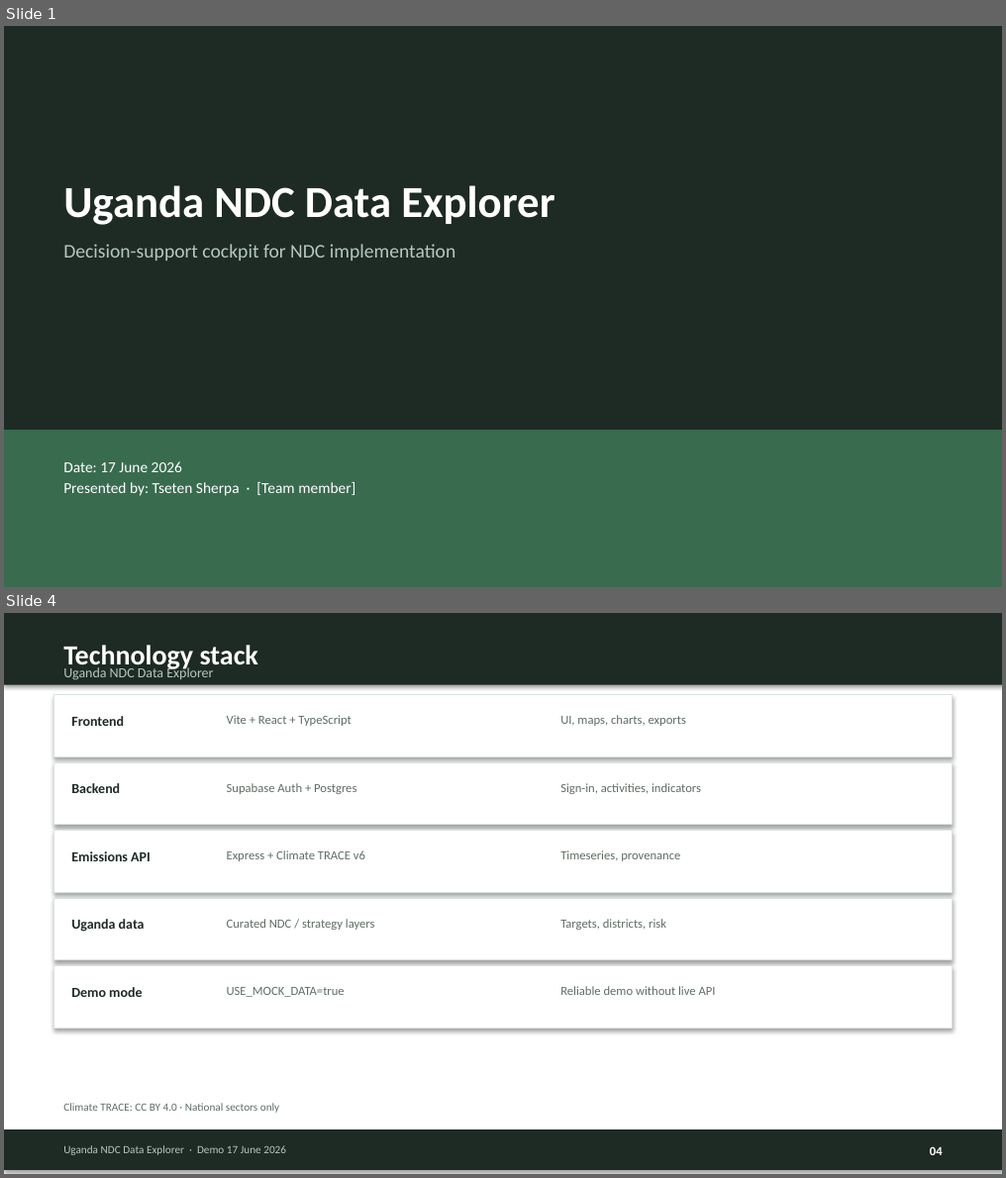
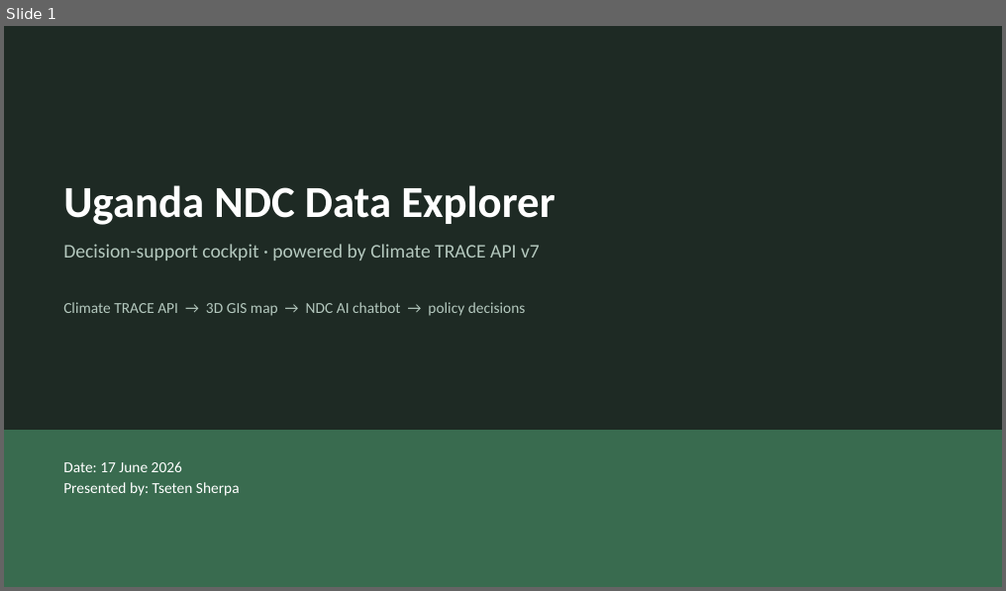
Before and after one commit to tseten14/NDC-Dashboard, a slide deck: docs/Uganda-NDC-Data-Explorer-Demo-June-17-2026.pptx. Shown one above the other, each under a label of ours: slides 1 and 4 before the commit, slide 1 after it; the slides between them are not shown. The pictures are 1006x1178 and 1006x591 pixels, drawn with LibreOffice and Linux fonts; fonts in the diff are those of the drawing. Boxes give left, top, right and bottom in pixels: in the first picture for what was removed or moved away, otherwise in the second. Text is boxed around its words. In the diff, an @@ line names an element or a change of style, - is before the commit and + after.

```diff
--- a/docs/Uganda-NDC-Data-Explorer-Demo-June-17-2026.pptx
+++ b/docs/Uganda-NDC-Data-Explorer-Demo-June-17-2026.pptx
@@ slide 4 removed at (x1=4, y1=613, x2=1002, y2=1174), background #FFFFFF @@
@@ rectangle removed at (x1=4, y1=613, x2=1002, y2=685) @@
@@ text removed at (x1=63, y1=645, x2=258, y2=670) @@
-Technology stack
@@ text removed at (x1=63, y1=666, x2=213, y2=680) @@
-Uganda NDC Data Explorer
@@ rectangle removed at (x1=54, y1=695, x2=952, y2=757) @@
@@ text removed at (x1=71, y1=716, x2=124, y2=726) @@
-Frontend
@@ text removed at (x1=227, y1=715, x2=350, y2=726) @@
-Vite + React + TypeScript
@@ text removed at (x1=560, y1=715, x2=686, y2=726) @@
-UI, maps, charts, exports
@@ rectangle removed at (x1=54, y1=762, x2=952, y2=825) @@
@@ text removed at (x1=71, y1=783, x2=120, y2=793) @@
-Backend
@@ text removed at (x1=227, y1=783, x2=356, y2=794) @@
-Supabase Auth + Postgres
@@ text removed at (x1=560, y1=783, x2=701, y2=794) @@
-Sign-in, activities, indicators
@@ rectangle removed at (x1=54, y1=831, x2=952, y2=892) @@
@@ text removed at (x1=71, y1=852, x2=151, y2=861) @@
-Emissions API
@@ text removed at (x1=227, y1=851, x2=365, y2=861) @@
-Express + Climate TRACE v6
@@ text removed at (x1=560, y1=851, x2=680, y2=861) @@
-Timeseries, provenance
@@ rectangle removed at (x1=54, y1=898, x2=952, y2=960) @@
@@ text removed at (x1=71, y1=919, x2=145, y2=932) @@
-Uganda data
@@ text removed at (x1=227, y1=919, x2=375, y2=930) @@
-Curated NDC / strategy layers
@@ text removed at (x1=560, y1=919, x2=666, y2=930) @@
-Targets, districts, risk
@@ rectangle removed at (x1=54, y1=966, x2=952, y2=1028) @@
@@ text removed at (x1=71, y1=987, x2=142, y2=997) @@
-Demo mode
@@ text removed at (x1=227, y1=987, x2=345, y2=997) @@
-USE_MOCK_DATA=true
@@ text removed at (x1=560, y1=986, x2=716, y2=995) @@
-Reliable demo without live API
@@ text removed at (x1=63, y1=1103, x2=279, y2=1113) @@
-Climate TRACE: CC BY 4.0 · National sectors only
@@ rectangle removed at (x1=4, y1=1130, x2=1002, y2=1170) @@
@@ text removed at (x1=63, y1=1146, x2=286, y2=1156) @@
-Uganda NDC Data Explorer · Demo 17 June 2026
@@ text removed at (x1=930, y1=1147, x2=943, y2=1156) @@
-04
@@ slide 1 changed as well @@
@@ text at (x1=63, y1=244, x2=540, y2=261): text changed @@
-Decision-support cockpit for NDC implementation
+Decision-support cockpit · powered by Climate TRACE API v7
@@ text added at (x1=63, y1=302, x2=526, y2=316), 11 pt, text #B4C8BE @@
+Climate TRACE API → 3D GIS map → NDC AI chatbot → policy decisions
@@ text at (x1=63, y1=462, x2=240, y2=496): text changed @@
-Date: 17 June 2026
-Presented by: Tseten Sherpa · [Team member]
+Date: 17 June 2026
+Presented by: Tseten Sherpa
```
Also in this commit, not shown: 2 other slides changed, 8 slides added, 10 other slides removed, 49 other files.
